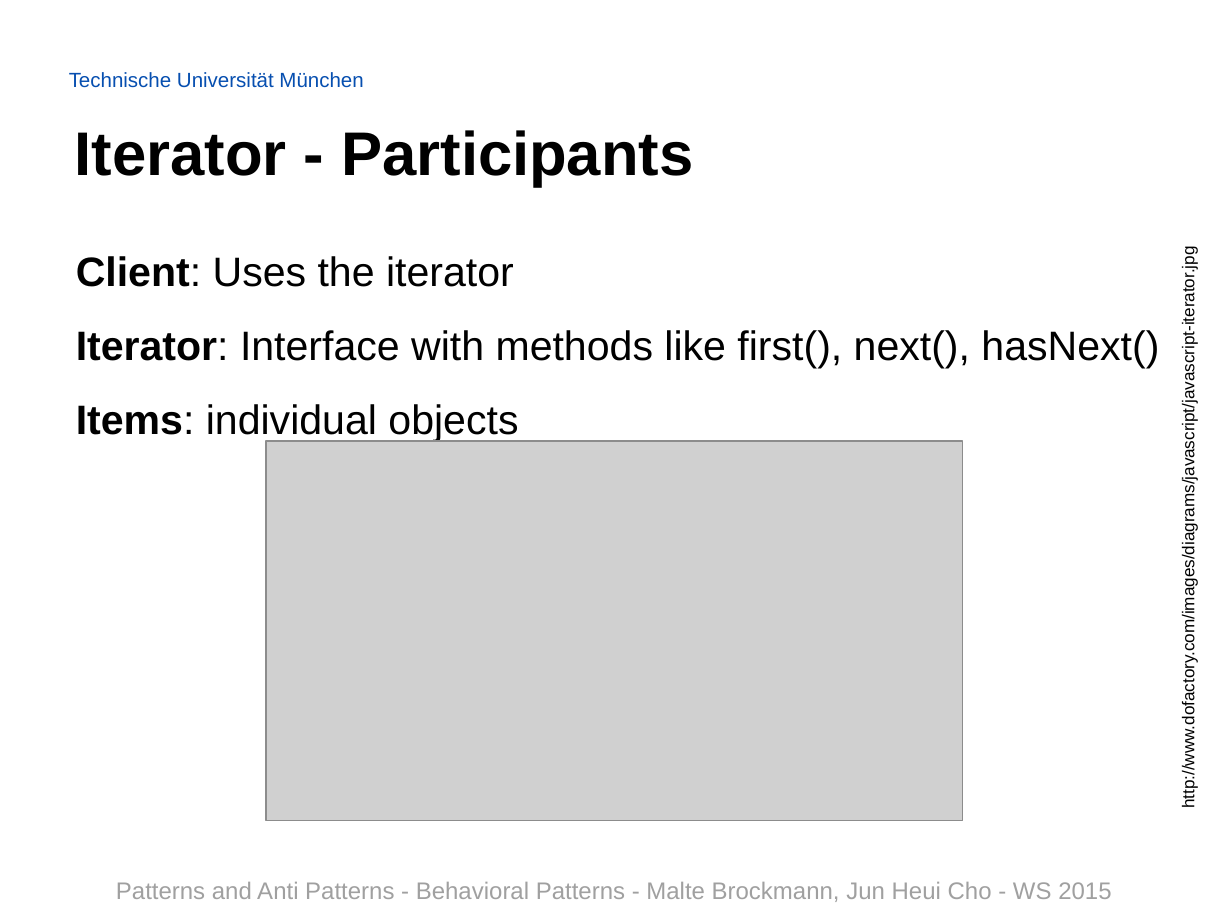
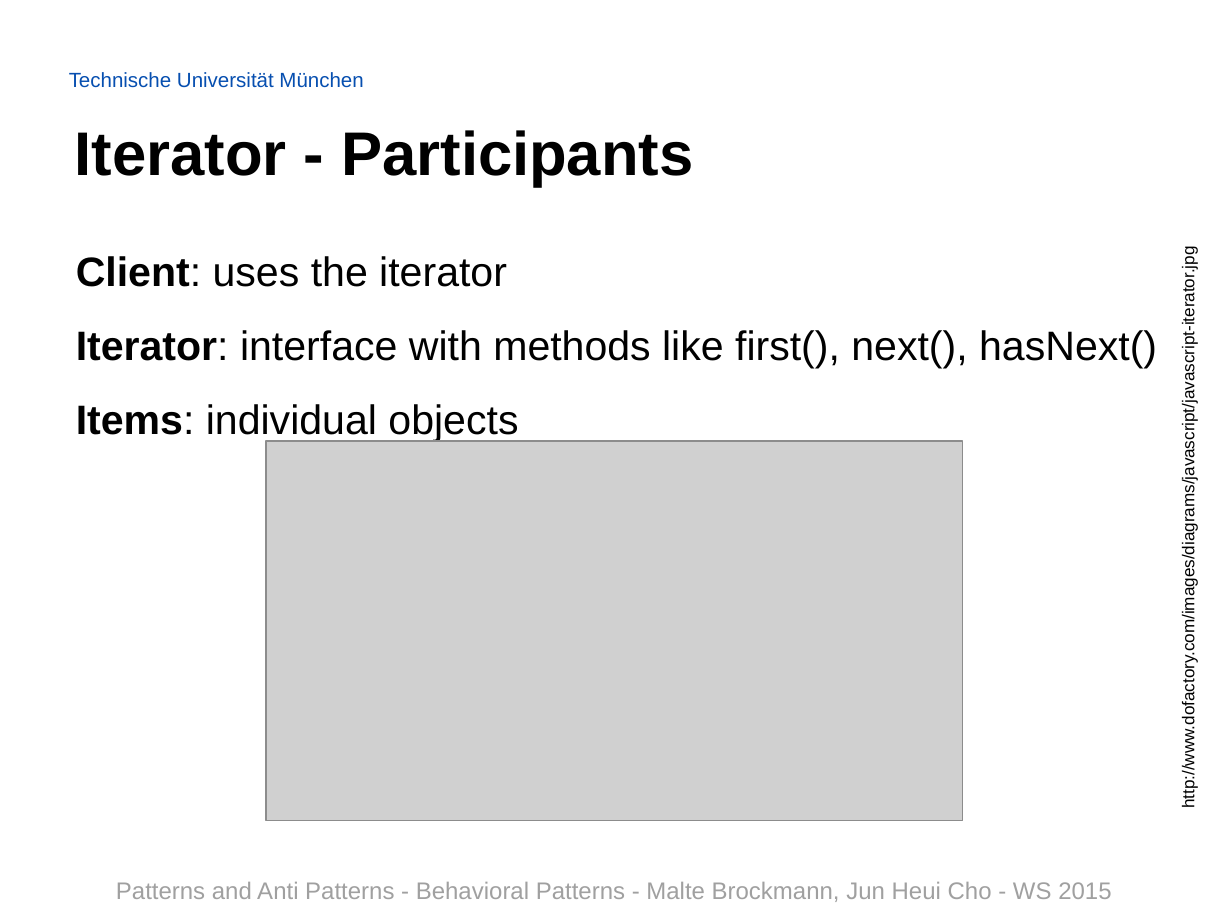
Before and after one commit to Painted6/Behavioral-design-patterns, a slide deck: slide 38 of Behavioral Patterns - JS Patterns and Anti Patterns.pptx (slide 35 before the commit). Drawn at 1232x924 pixels with LibreOffice and Linux fonts; fonts in the diff are those of the drawing; grey boxes stand for pictures; background and template pictures are left out. Boxes give left, top, right and bottom in pixels: in the first picture for what was removed or moved away, otherwise in the second. Text is boxed around its words. In the diff, an @@ line names an element or a change of style, - is before the commit and + after.

```diff
--- a/Behavioral Patterns - JS Patterns and Anti Patterns.pptx
+++ b/Behavioral Patterns - JS Patterns and Anti Patterns.pptx
@@ text at bbox=[76, 256, 1157, 368]: text changed @@
-Client: Uses the iterator
-Iterator: Interface with methods like first(), next(), hasNext()
+Client: uses the iterator
+Iterator: interface with methods like first(), next(), hasNext()
```
Also in this commit, not shown: 28 other slides changed, 2 slides added, 1 slide removed.
